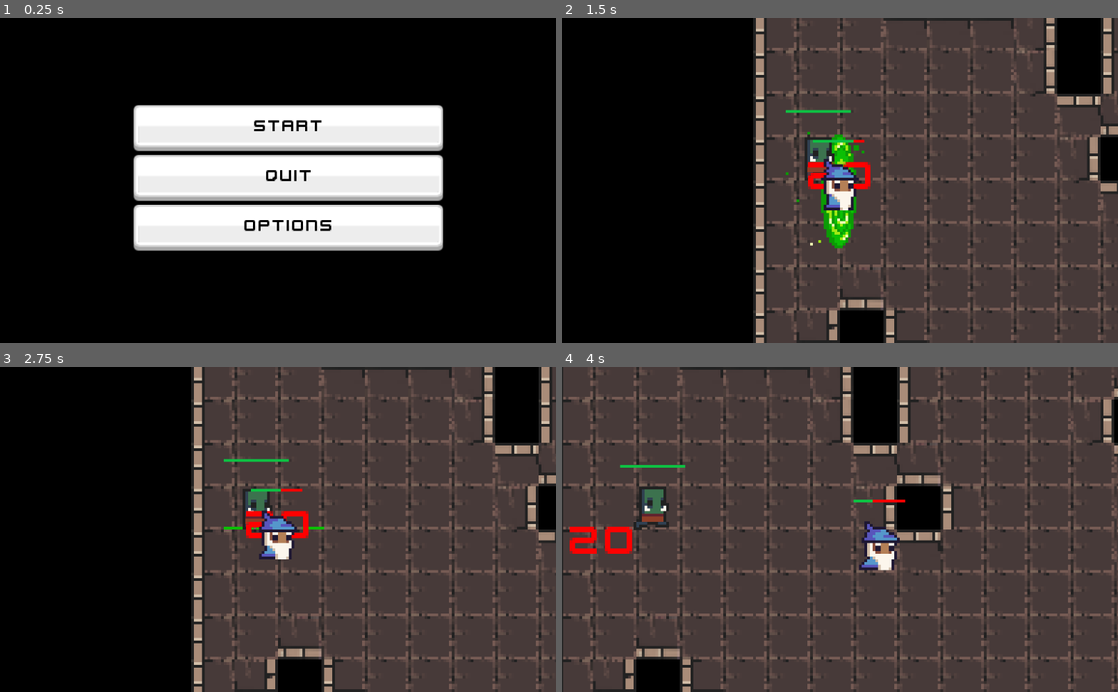
Above: before the commit, frames 1-4 (two rows, left to right).
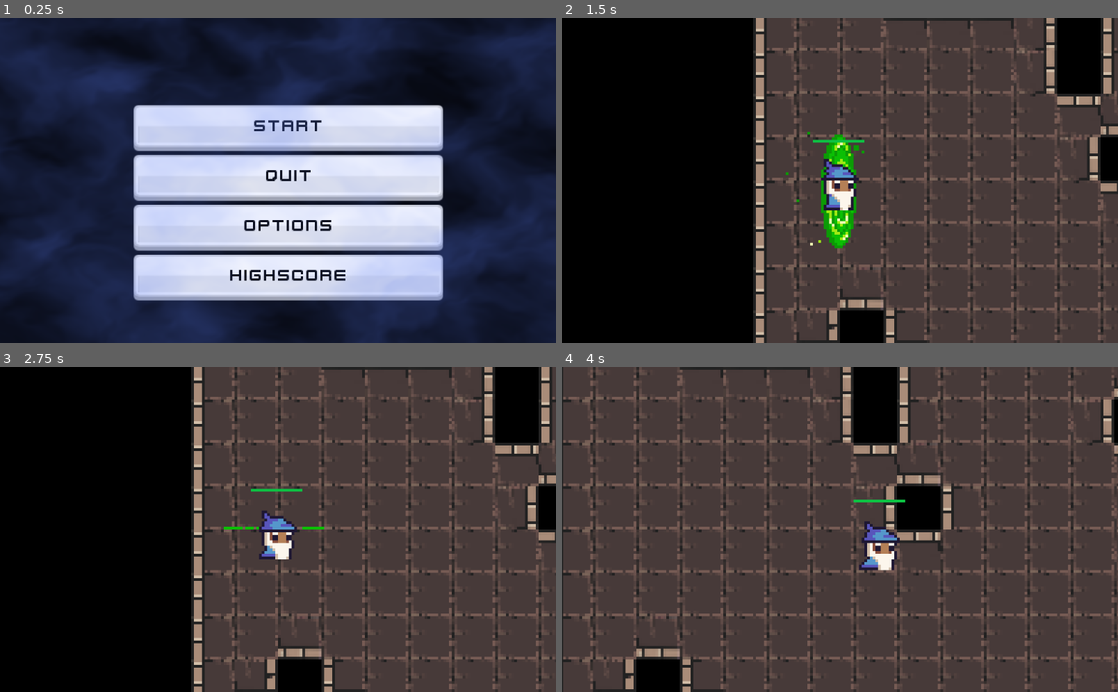
Above: after the commit, the same moments.

Repository: lnRichard/profielwerkstuk
Game: Godot game, scene res://gui/start_menu/StartMenu.tscn
Same seed, same stepped clock (60 frames per second), same inputs: the game is played once before the commit and once after it. The engine's default icon, where the game draws it, is replaced by a stand-in: a white triangle on a blue panel in a dark square.
Inputs (mouse positions are in pixels of both pictures, inside the frame that each line leads up to):
- Up to frame 1 (0.25 s): no input
- Up to frame 2 (1.5 s): click (851, 278) at 0.5 s, where only the run after the commit has a clickable "Highscore"; click "Start" at 1.25 s
- Up to frame 3 (2.75 s): move the mouse to (400, 513) at 2.02 s; tap Space (space) at 2.1 s
- Up to frame 4 (4 s): move the mouse to (728, 545) at 2.77 s; tap A (key_a) at 2.85 s; tap Space (space) at 3.05, 3.8 s; move the mouse to (895, 458) at 3.52 s; hold D (key_d) from 3.53 s (still down)

The runs differ from the first frame. In frame 1, 92% of the frame differs, in the area x 0-100%, y 0-100%; in frame 2, 0.9%; in frame 3, 0.9%; in frame 4, 1.3%.

Commit message:
foggy background

Diff:
--- a/characters/enemies/grunt/Grunt.gd
+++ b/characters/enemies/grunt/Grunt.gd
@@ -13,7 +13,6 @@
 	var temp = projectile.instance();
 	cooldown = temp.cooldown;
 	temp.queue_free();
-	connect_death()
 
 # attack() is called when player enters the attack radius, for this attack
 # it will be a simple melee attack
--- a/characters/hostile_entity/HostileEntity.gd
+++ b/characters/hostile_entity/HostileEntity.gd
@@ -1,24 +1,31 @@
 extends LivingEntity
 class_name HostileEntity
 
-signal EnemyDeath(score)
+enum TYPE_BONUS { NORMAL, STRENGTH, HEALTH, REGEN }
+
+var type = TYPE_BONUS.NORMAL
 
 var score;
 
 var player;
 
-func _physics_process(delta):
+func _physics_process(_delta):
 	work_em();
 func _init(_max_health: float, _move_speed: float, _score: int).(_max_health, _move_speed):
+	var rng = RandomNumberGenerator.new();
+	rng.randomize()
+	var result = rng.randi_range(1, 100)
+	if result <= 20:
+		type = rng.randi_range(1, 3);
 	score = _score;
 
 
-func connect_death():
-	self.connect("EnemyDeath", get_parent().get_parent(), "_enemy_death")
+
 
 func work_em():
 	cooldowns();
 	death()
+	health()
 	match state:
 		MOVING:
 			move();
@@ -34,6 +41,7 @@
 	var vel = global_position.direction_to(player.global_position)
 	$AnimatedSprite.flip_h = vel.x < 0;
 	$AnimatedSprite.play("running")
+# warning-ignore:return_value_discarded
 	move_and_slide(vel * 50)
 
 #Override this and add attack behaviour
@@ -47,9 +55,11 @@
 # move between two spots
 func idle():
 	$AnimatedSprite.play("running")
+# warning-ignore:integer_division
 	var walk =  sin(OS.get_ticks_msec()/1000);
 	var v = Vector2(walk, 0);
 	$AnimatedSprite.flip_h = v.x < 0;
+# warning-ignore:return_value_discarded
 	move_and_slide(v*50);
 
 # DETECTING PLAYER AND ADJUSTING STATE OF ENEMY
@@ -60,7 +70,7 @@
 	state = MOVING;
 
 # Only detects player because of collision layer
-func _on_Sight_body_exited(body):
+func _on_Sight_body_exited(_body):
 	state = IDLING;
 	player = null;
 
@@ -71,7 +81,7 @@
 	$AnimatedSprite.play("idle")
 
 
-func _on_Attack_body_exited(body):
+func _on_Attack_body_exited(_body):
 	state = MOVING;
 	$AnimatedSprite.play("running")
 
@@ -86,7 +96,10 @@
 #	var pos = length.rotated(angle);
 #	ap.position = position + pos;
 
+func health():
+	$ProgressBar.value = current_health/max_health * 100;
+
 func death():
 	if current_health <= 0:
-		emit_signal("EnemyDeath", score);
+		Global.highscore+=score;
 		queue_free();
--- a/environment/generator/Generator.gd
+++ b/environment/generator/Generator.gd
@@ -16,7 +16,7 @@
 
 
 var enemy = preload("res://characters/enemies/grunt/Grunt.tscn");
-var enemy_cap = -0.5;
+var enemy_cap = -0.4;
 
 var et_p;
 var ex_p;
@@ -31,11 +31,6 @@
 	for x in dungeon_size.x:
 		for y in dungeon_size.y:
 			var c = noise.get_noise_2d(x, y);
-			if c < enemy_cap:
-				var i = enemy.instance();
-				i.position = Vector2(x*16 + 8, y*16 + 8)
-				add_child(i);
-#				move_child(i, 0)
 			if c < tile_cap:
 				var thispoint = (x*dungeon_size.x)+y;
 				astar.add_point(thispoint, Vector2(x*16 + 8, y*16 + 8))
@@ -61,6 +56,17 @@
 				$Entrance.position = Vector2((x+1)*16, (y+1)*16);
 				entrance_set = true;
 				et_p = (x*dungeon_size.x)+y;
+	for x in dungeon_size.x:
+		for y in dungeon_size.y:
+			if noise.get_noise_2d(x, y) < enemy_cap:
+				var coords = Vector2(x*16 + 8, y*16 + 8);
+				if $Entrance.position.x + (10 * 16) < coords.x || $Entrance.position.x - (10 * 16) > coords.x:
+					if $Entrance.position.y + (10 * 16) < coords.y || $Entrance.position.x - (10 * 16) > coords.y:
+						var i = enemy.instance();
+						# add enemy cap?
+						i.position = coords;
+						add_child(i);
+
 	for x in range(dungeon_size.x-1, -1, -1):
 		for y in range(dungeon_size.y-1, -1, -1):
 			var c = noise.get_noise_2d(x, y);
--- a/gui/restart_menu/RestartMenu.gd
+++ b/gui/restart_menu/RestartMenu.gd
@@ -1,13 +1,10 @@
 extends Control
 
-
-var score = 0
 
 
 # Called when the node enters the scene tree for the first time.
 func _ready():
-	$VBoxContainer/Score.text = "Score: "  + score as String
-	score = Global.highscore
+	$VBoxContainer/Score.text = "Score: "  + Global.highscore as String
 
 
 func _on_Quit_pressed():
--- a/gui/restart_menu/RestartMenu.tscn
+++ b/gui/restart_menu/RestartMenu.tscn
@@ -35,7 +35,7 @@
 
 [node name="GameOver" type="Label" parent="VBoxContainer"]
 margin_right = 324.0
-margin_bottom = 17.0
+margin_bottom = 18.0
 custom_fonts/font = ExtResource( 2 )
 text = "Game Over"
 align = 1
@@ -43,25 +43,25 @@
 uppercase = true
 
 [node name="Score" type="Label" parent="VBoxContainer"]
-margin_top = 21.0
+margin_top = 22.0
 margin_right = 324.0
-margin_bottom = 38.0
+margin_bottom = 40.0
 custom_fonts/font = ExtResource( 2 )
 align = 1
 
 [node name="Restart" type="Button" parent="VBoxContainer"]
-margin_top = 42.0
+margin_top = 44.0
 margin_right = 324.0
-margin_bottom = 83.251
+margin_bottom = 86.251
 text = "Restart?"
 __meta__ = {
 "_edit_use_anchors_": false
 }
 
 [node name="Quit" type="Button" parent="VBoxContainer"]
-margin_top = 87.0
+margin_top = 90.0
 margin_right = 324.0
-margin_bottom = 128.251
+margin_bottom = 132.251
 text = "Quit"
 
 [connection signal="pressed" from="VBoxContainer/Restart" to="." method="_on_Restart_pressed"]
--- a/gui/start_menu/StartMenu.gd
+++ b/gui/start_menu/StartMenu.gd
@@ -13,3 +13,7 @@
 
 func _on_Options_pressed():
 	pass # Replace with function body.
+
+
+func _on_Highscore_pressed():
+	pass # Replace with function body.
--- a/gui/start_menu/StartMenu.tscn
+++ b/gui/start_menu/StartMenu.tscn
@@ -1,7 +1,14 @@
-[gd_scene load_steps=3 format=2]
+[gd_scene load_steps=6 format=2]
 
 [ext_resource path="res://gui/start_menu/StartMenu.gd" type="Script" id=1]
 [ext_resource path="res://gui/themes/kenneyUI.tres" type="Theme" id=2]
+[ext_resource path="res://icon.png" type="Texture" id=3]
+[ext_resource path="res://trees/fog.tres" type="Shader" id=4]
+
+[sub_resource type="ShaderMaterial" id=1]
+shader = ExtResource( 4 )
+shader_param/color = Vector3( 0.35, 0.48, 0.95 )
+shader_param/OCTAVES = 4
 
 [node name="StartMenu" type="Control"]
 anchor_left = 0.5
@@ -49,6 +56,19 @@
 margin_bottom = 134.251
 text = "Options"
 
+[node name="Highscore" type="Button" parent="VBoxContainer"]
+margin_top = 138.0
+margin_right = 285.0
+margin_bottom = 180.251
+text = "Highscore"
+
+[node name="FogBackground" type="Sprite" parent="."]
+material = SubResource( 1 )
+position = Vector2( 441, 270.5 )
+scale = Vector2( 46.1563, 29.0156 )
+texture = ExtResource( 3 )
+
 [connection signal="pressed" from="VBoxContainer/Start" to="." method="_on_Start_pressed"]
 [connection signal="pressed" from="VBoxContainer/Quit" to="." method="_on_Quit_pressed"]
 [connection signal="pressed" from="VBoxContainer/Options" to="." method="_on_Options_pressed"]
+[connection signal="pressed" from="VBoxContainer/Highscore" to="." method="_on_Highscore_pressed"]
--- a/main/Main.gd
+++ b/main/Main.gd
@@ -33,7 +33,7 @@
 	yield(get_tree().create_timer(1.0), "timeout")
 	move_to_next_room()
 	passed_levels+=1;
-	total_score+=100;
+	Global.highscore+=100;
 
 func move_to_next_room():
 	remove_child(room);
@@ -51,7 +51,6 @@
 
 func _game_over():
 	var restart = preload("res://gui/restart_menu/RestartMenu.tscn");
-	Global.highscore = total_score
 	get_tree().change_scene_to(restart);
 
 func _enemy_death(score):
--- a/main/global.gd
+++ b/main/global.gd
@@ -1,7 +1,7 @@
 extends Node
 
 
-var highscore;
+var highscore = 0;
 
 func _ready():
 	pass # Replace with function body.
--- /dev/null
+++ b/trees/fog.tres
@@ -0,0 +1,48 @@
+[gd_resource type="Shader" format=2]
+
+[resource]
+code = "shader_type canvas_item;
+uniform vec3 color = vec3(0.35, 0.48, 0.95);
+uniform int OCTAVES = 4;
+
+float rand(vec2 coord){
+	return fract(sin(dot(coord, vec2(56, 78)) * 1000.0) * 1000.0);
+}
+
+float noise(vec2 coord){
+	vec2 i = floor(coord);
+	vec2 f = fract(coord);
+
+	// 4 corners of a rectangle surrounding our point
+	float a = rand(i);
+	float b = rand(i + vec2(1.0, 0.0));
+	float c = rand(i + vec2(0.0, 1.0));
+	float d = rand(i + vec2(1.0, 1.0));
+
+	vec2 cubic = f * f * (3.0 - 2.0 * f);
+
+	return mix(a, b, cubic.x) + (c - a) * cubic.y * (1.0 - cubic.x) + (d - b) * cubic.x * cubic.y;
+}
+
+float fbm(vec2 coord){
+	float value = 0.0;
+	float scale = 0.5;
+
+	for(int i = 0; i < OCTAVES; i++){
+		value += noise(coord) * scale;
+		coord *= 2.0;
+		scale *= 0.5;
+	}
+	return value;
+}
+
+void fragment() {
+	vec2 coord = UV * 20.0;
+
+	vec2 motion = vec2( fbm(coord + vec2(TIME * -0.5, TIME * 0.5)) );
+
+	float final = fbm(coord + motion);
+
+	COLOR = vec4(color, final * 0.5);
+}
+"
